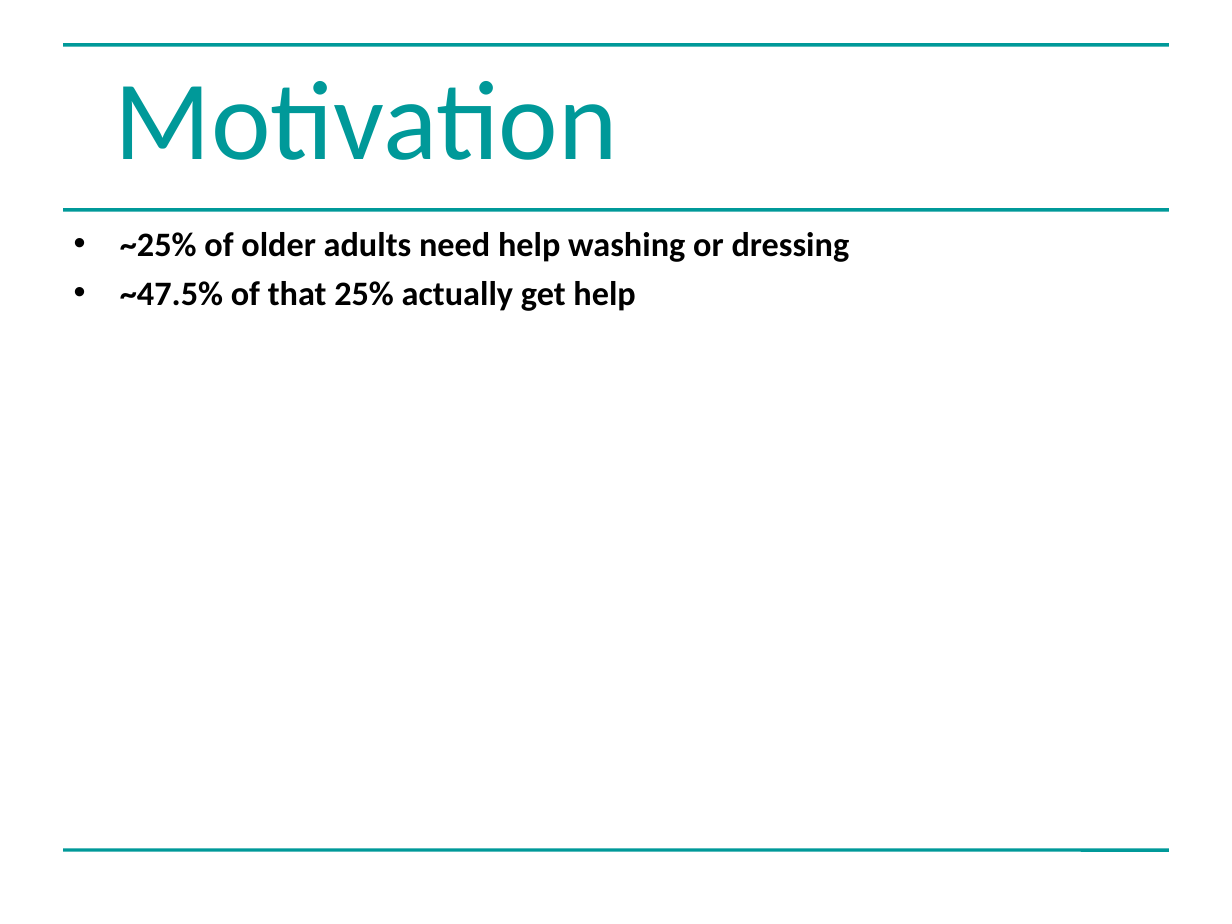
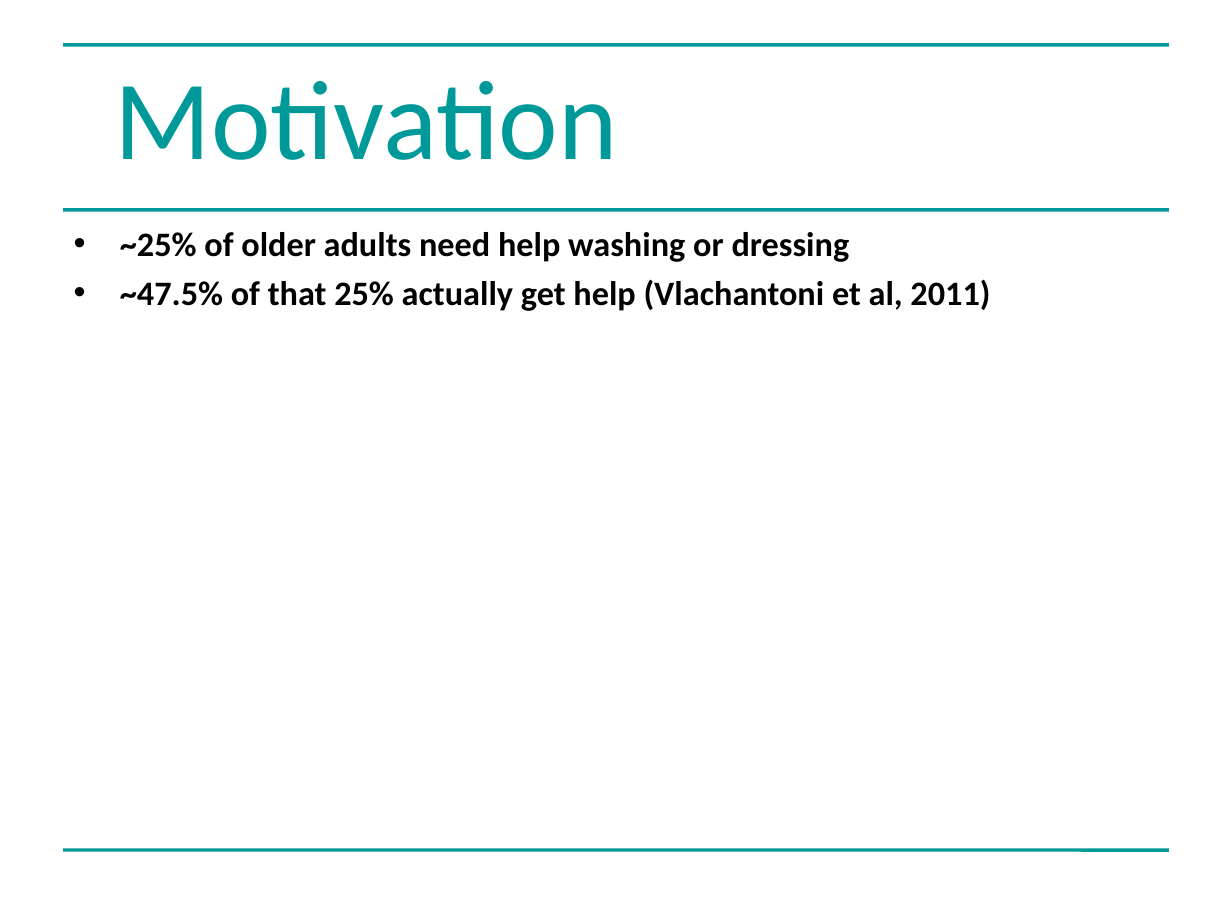
Before and after one commit to greenape/bsps2015, a slide deck: slide 3 of presentation/risky_aging_bsps.ppt. Drawn at 1232x924 pixels with LibreOffice and Linux fonts; fonts in the diff are those of the drawing. Boxes give left, top, right and bottom in pixels: in the first picture for what was removed or moved away, otherwise in the second. Text is boxed around its words. In the diff, an @@ line names an element or a change of style, - is before the commit and + after.

```diff
--- a/presentation/risky_aging_bsps.ppt
+++ b/presentation/risky_aging_bsps.ppt
@@ text at (120,279,990,311): text changed @@
-• ~47.5% of that 25% actually get help
+• ~47.5% of that 25% actually get help (Vlachantoni et al, 2011)
```
Also in this commit, not shown: 1 other slide changed, 1 slide added, 1 other file.
